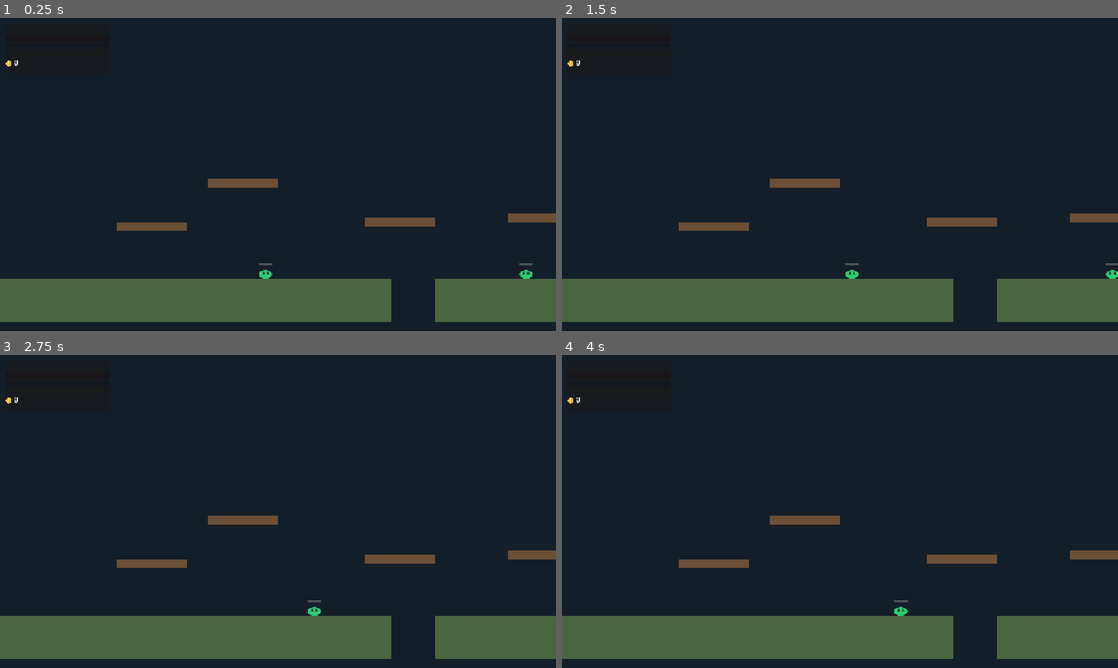
Above: before the commit, frames 1-4 (two rows, left to right).
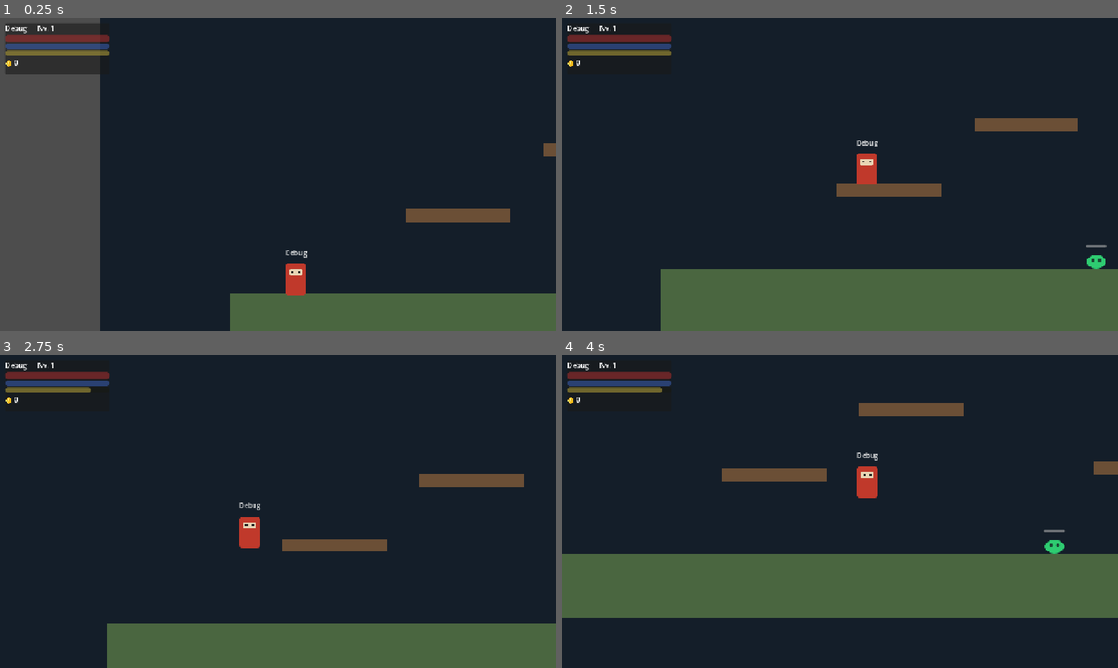
Above: after the commit, the same moments.

Repository: dalaveck/gamePlataform
Game: Godot game, scene res://scenes/maps/Map01.tscn
Same seed, same stepped clock (60 frames per second), same inputs: the game is played once before the commit and once after it. This scene is started directly instead of the project's main scene.
Inputs:
- Up to frame 1 (0.25 s): no input
- Up to frame 2 (1.5 s): hold D (move_right) from 0.53 s (still down); tap Z (attack) at 0.6, 1.35 s; tap Space (jump) at 0.77 s
- Up to frame 3 (2.75 s): tap Space (jump) at 1.52 s; release D (move_right) at 2.03 s; hold A (move_left) from 2.03 s (still down); tap Ctrl (dash) at 2.1 s; tap Z (attack) at 2.3 s
- Up to frame 4 (4 s): release A (move_left) at 2.78 s; hold D (move_right) from 2.78 s (still down); tap Shift (run) at 2.85 s; tap Space (jump) at 3.02, 3.77 s; tap Z (attack) at 3.05, 3.6 s

The runs differ from the first frame. In frame 1, 27% of the frame differs, in the area x 0-100%, y 0-100%; in frame 2, 13%; in frame 3, 12%; in frame 4, 36%, in the area x 0-100%, y 2-98%.
Error before the commit: Parse Error: Cannot infer the type of "in_front" variable because the value doesn't have a set type. (res://scripts/characters/Warrior.gd:79)

Commit message:
Aplica correções de tipagem (:= para =) e adiciona ataque com clique esquerdo
- Troca := por = onde o tipo não pode ser inferido (JSON.parse_string,
  max, sign retornam Variant)
- project.godot atualizado pelo editor Godot 4.6 (features, animation)
- Adiciona arquivos .uid e .import gerados pelo editor
- Botão esquerdo do mouse agora também dispara a ação attack

https://claude.ai/code/session_01A4NBH7r3ScJC4SUHz7yVDW

Diff:
--- a/project.godot
+++ b/project.godot
@@ -8,12 +8,16 @@
 
 config_version=5
 
+[animation]
+
+compatibility/default_parent_skeleton_in_mesh_instance_3d=true
+
 [application]
 
 config/name="PlatformerCoop"
 config/description="Multiplayer Cooperative 2D Platformer"
 run/main_scene="res://scenes/ui/MainMenu.tscn"
-config/features=PackedStringArray("4.3", "GL Compatibility")
+config/features=PackedStringArray("4.6", "GL Compatibility")
 config/icon="res://icon.svg"
 
 [autoload]
@@ -29,7 +33,6 @@
 window/size/viewport_width=1280
 window/size/viewport_height=720
 window/stretch/mode="canvas_items"
-window/stretch/aspect="keep"
 
 [input]
 
@@ -58,6 +61,7 @@
 attack={
 "deadzone": 0.5,
 "events": [Object(InputEventKey,"resource_local_to_scene":false,"resource_name":"","device":-1,"window_id":0,"alt_press …(192 unchanged characters)…
+, Object(InputEventMouseButton,"resource_local_to_scene":false,"resource_name":"","device":-1,"window_id":0,"alt_pressed":false,"shift_pressed":false,"ctrl_pressed":false,"meta_pressed":false,"button_mask":1,"position":Vector2(0, 0),"global_position":Vector2(0, 0),"factor":1.0,"button_index":1,"canceled":false,"pressed":true,"double_click":false,"script":null)
 ]
 }
 skill_1={
@@ -84,10 +88,6 @@
 2d_physics/layer_4="player_attacks"
 2d_physics/layer_5="enemy_attacks"
 
-[physics]
-
-2d/default_gravity=980.0
-
 [rendering]
 
 textures/canvas_textures/default_texture_filter=0
--- a/scripts/autoloads/SaveSystem.gd
+++ b/scripts/autoloads/SaveSystem.gd
@@ -41,7 +41,7 @@
 		return
 	var text := file.get_as_text()
 	file.close()
-	var result := JSON.parse_string(text)
+	var result = JSON.parse_string(text)
 	if result == null:
 		push_error("Failed to parse save file")
 		return
--- a/scripts/characters/Warrior.gd
+++ b/scripts/characters/Warrior.gd
@@ -76,6 +76,6 @@
 	var damage := int(stats.atk * _shield_bash_data.damage_multiplier)
 	for enemy: Node2D in get_tree().get_nodes_in_group("enemies"):
 		var to_enemy := enemy.global_position - global_position
-		var in_front := sign(to_enemy.x) == movement.facing_direction
+		var in_front = sign(to_enemy.x) == movement.facing_direction
 		if in_front and to_enemy.length() <= SHIELD_BASH_RANGE:
 			(enemy as BaseEnemy).request_damage(damage, peer_id)
--- a/scripts/components/StatsComponent.gd
+++ b/scripts/components/StatsComponent.gd
@@ -76,7 +76,7 @@
 
 # ─── Dano e Cura ───────────────────────────────────────────
 func take_damage(amount: int) -> void:
-	var mitigated := max(1, amount - defense)
+	var mitigated = max(1, amount - defense)
 	current_hp = max(0, current_hp - mitigated)
 	hp_changed.emit(current_hp, max_hp)
 	if current_hp == 0:
--- a/scripts/enemies/BaseEnemy.gd
+++ b/scripts/enemies/BaseEnemy.gd
@@ -64,7 +64,7 @@
 	if _target == null:
 		current_state = EnemyState.PATROL
 		return
-	var dir := sign(_target.global_position.x - global_position.x)
+	var dir = sign(_target.global_position.x - global_position.x)
 	velocity.x = dir * enemy_data.move_speed
 	sprite.flip_h = dir < 0
 
@@ -96,7 +96,7 @@
 func take_damage(amount: int, attacker_peer_id: int) -> void:
 	if current_state == EnemyState.DEAD:
 		return
-	var mitigated := max(1, amount - (enemy_data.defense if enemy_data else 0))
+	var mitigated = max(1, amount - (enemy_data.defense if enemy_data else 0))
 	current_hp = max(0, current_hp - mitigated)
 	if current_hp == 0:
 		_die_synced.rpc(attacker_peer_id)
Not shown, added: assets/art/archer.svg.import
Not shown, added: assets/art/arrow.svg.import
Not shown, added: assets/art/boss.svg.import
Not shown, added: assets/art/cleric.svg.import
Not shown, added: assets/art/holy_bolt.svg.import
Not shown, added: assets/art/miniboss.svg.import
Not shown, added: assets/art/slime.svg.import
Not shown, added: assets/art/warrior.svg.import
Not shown, added: icon.svg.import
Not shown, added: scripts/autoloads/EventBus.gd.uid
Not shown, added: scripts/autoloads/GameManager.gd.uid
Not shown, added: scripts/autoloads/NetworkManager.gd.uid
(and 30 more such lines)
